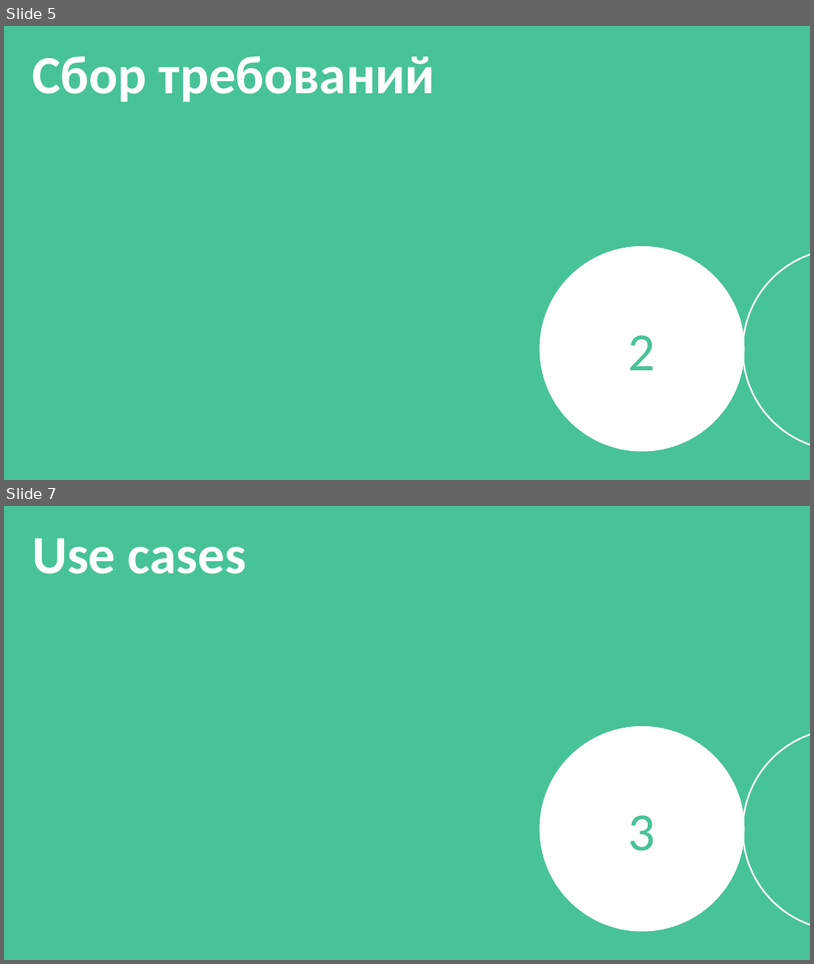
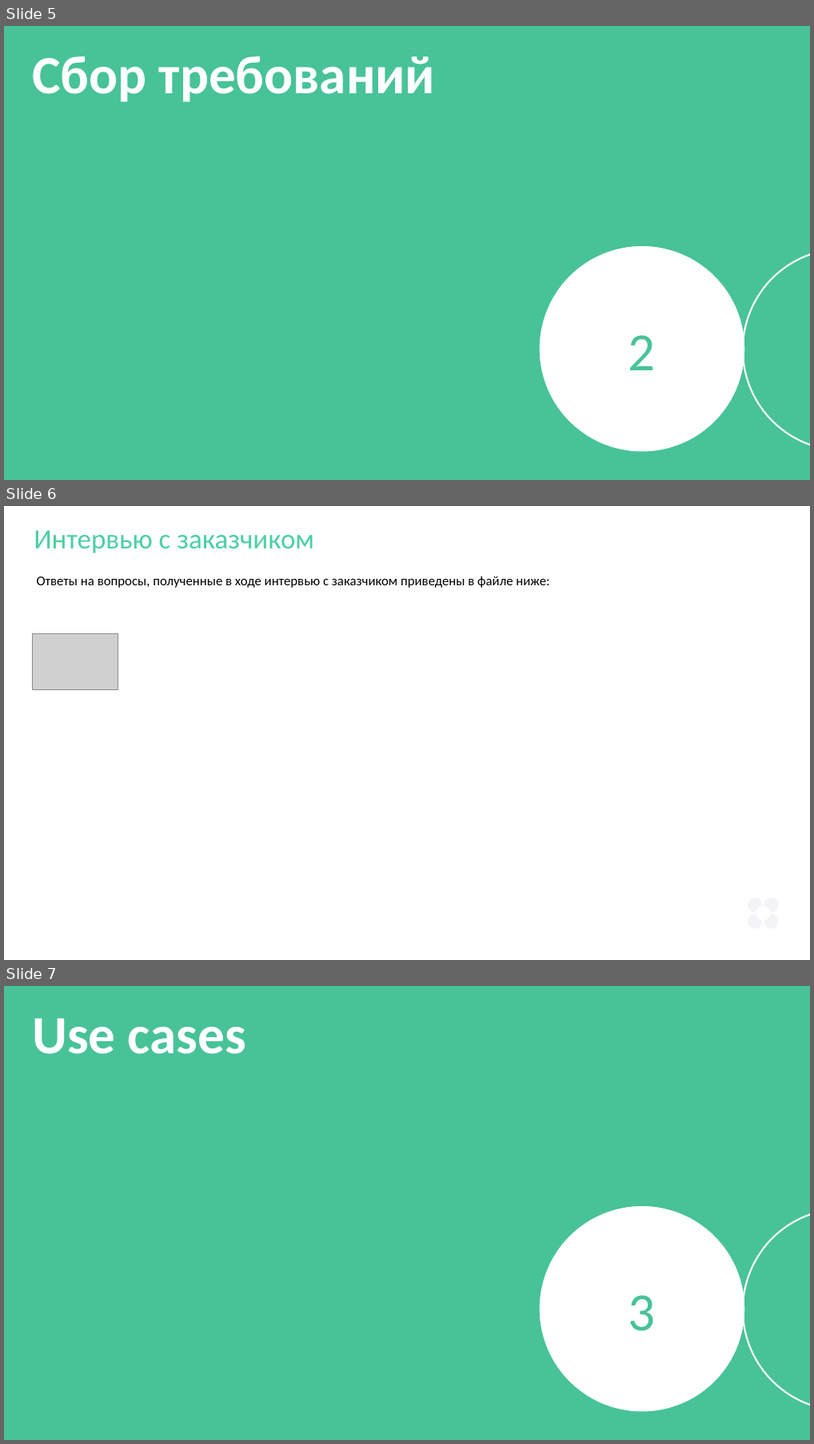
Before and after one commit to andlargesoda/WTW-platform, a slide deck: 06_Презентация/WTW-platform_v1.0.pptx. Shown one above the other, each under a label of ours: slides 5 and 7 before the commit, slides 5, 6 and 7 after it; the slides between them are not shown. The pictures are 814x964 and 814x1444 pixels, drawn with LibreOffice and Linux fonts; fonts in the diff are those of the drawing; grey boxes stand for pictures. Boxes give left, top, right and bottom in pixels: in the first picture for what was removed or moved away, otherwise in the second. Text is boxed around its words. In the diff, an @@ line names an element or a change of style, - is before the commit and + after.

```diff
--- a/06_Презентация/WTW-platform_v1.0.pptx
+++ b/06_Презентация/WTW-platform_v1.0.pptx
@@ slide 6 added at [4, 506, 810, 960], background #FFFFFF @@
@@ text added at [34, 530, 314, 553], 25 pt, text #4BD0A0 @@
+Интервью с заказчиком
@@ text added at [37, 576, 550, 588], 12 pt, text #000000 @@
+Ответы на вопросы, полученные в ходе интервью с заказчиком приведены в файле ниже:
@@ picture added at [32, 634, 118, 690] @@
@@ group added at [748, 897, 779, 928]: 4 freeform shapes @@
```
Also in this commit, not shown: 4 slides changed, 2 other slides added, 1 slide removed, 5 other files.
